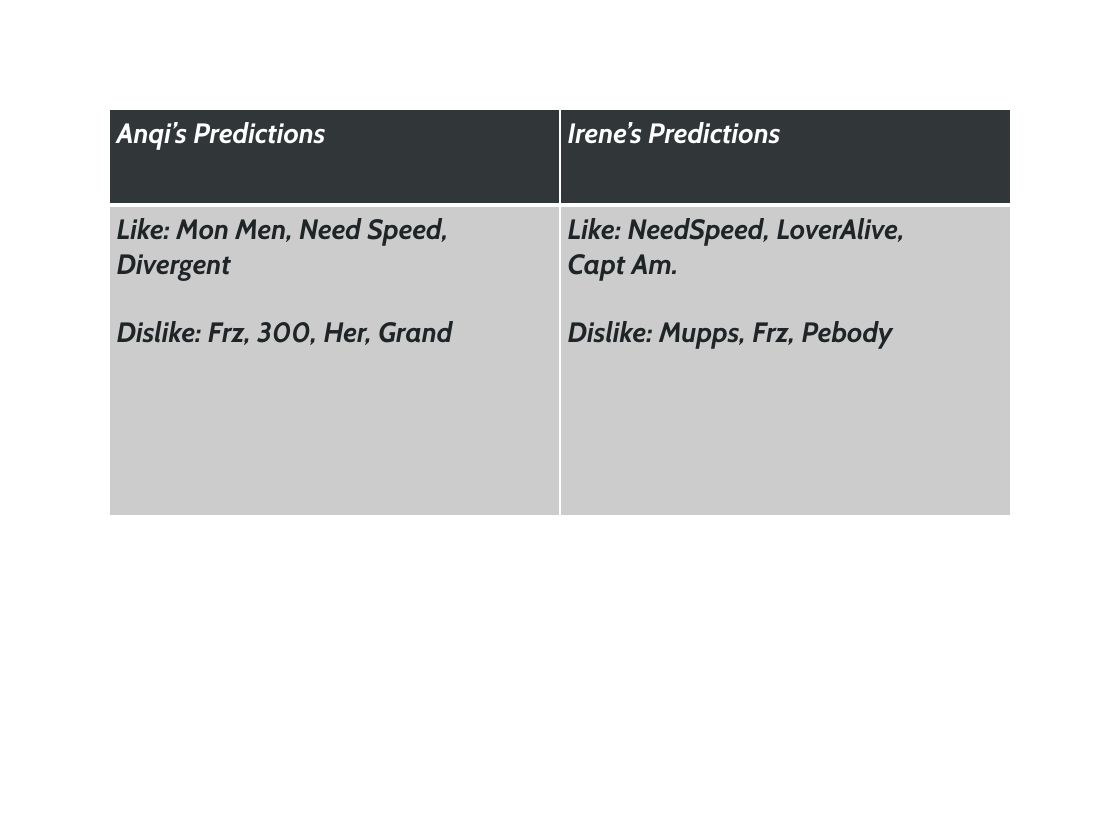
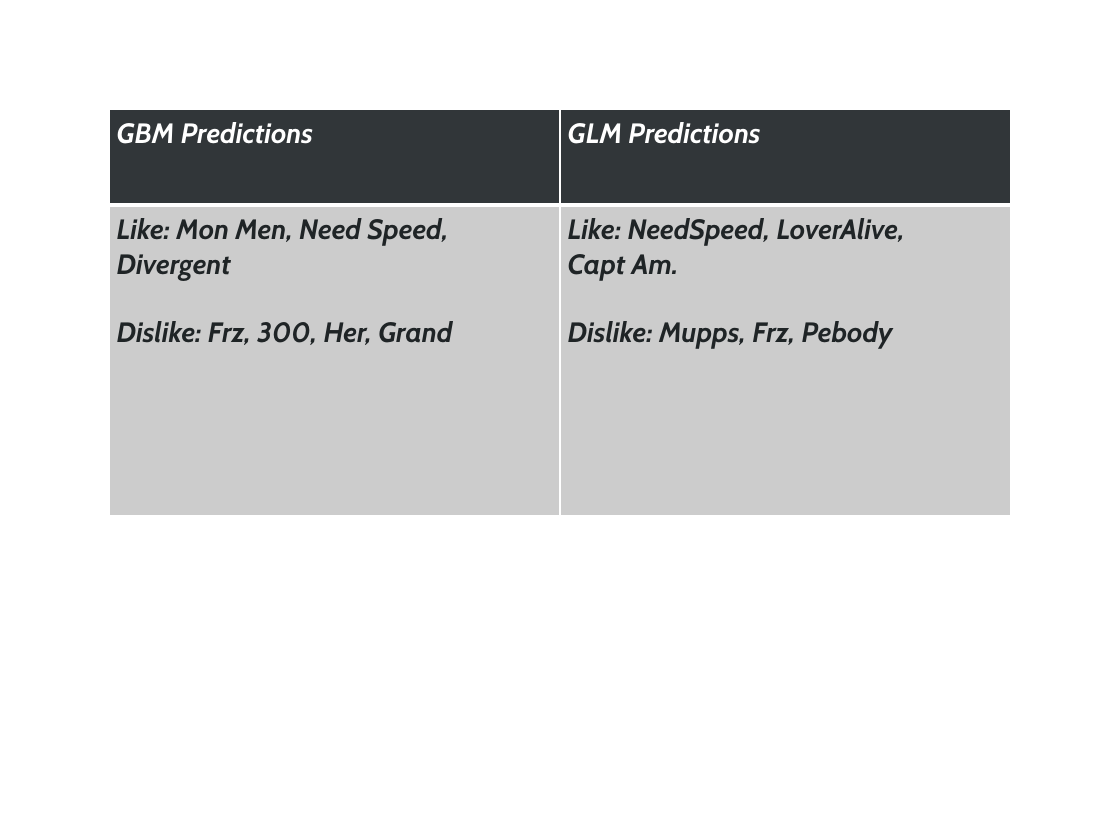
Before and after one commit to h2oai/h2o-2, a slide deck: slide 12 of R/examples/MLdemo/MLPre-demo.pptx. Drawn at 1120x840 pixels with LibreOffice and Linux fonts; fonts in the diff are those of the drawing; background and template pictures are left out. Boxes give left, top, right and bottom in pixels: in the first picture for what was removed or moved away, otherwise in the second. Text is boxed around its words. In the diff, an @@ line names an element or a change of style, - is before the commit and + after.

```diff
--- a/R/examples/MLdemo/MLPre-demo.pptx
+++ b/R/examples/MLdemo/MLPre-demo.pptx
@@ table at (109,109,1011,516) @@
-row 1, column 1: Anqi’s Predictions
+row 1, column 1: GBM Predictions
-row 1, column 2: Irene’s Predictions
+row 1, column 2: GLM Predictions
```
Also in this commit, not shown: 6 other slides changed, 3 slides added.
